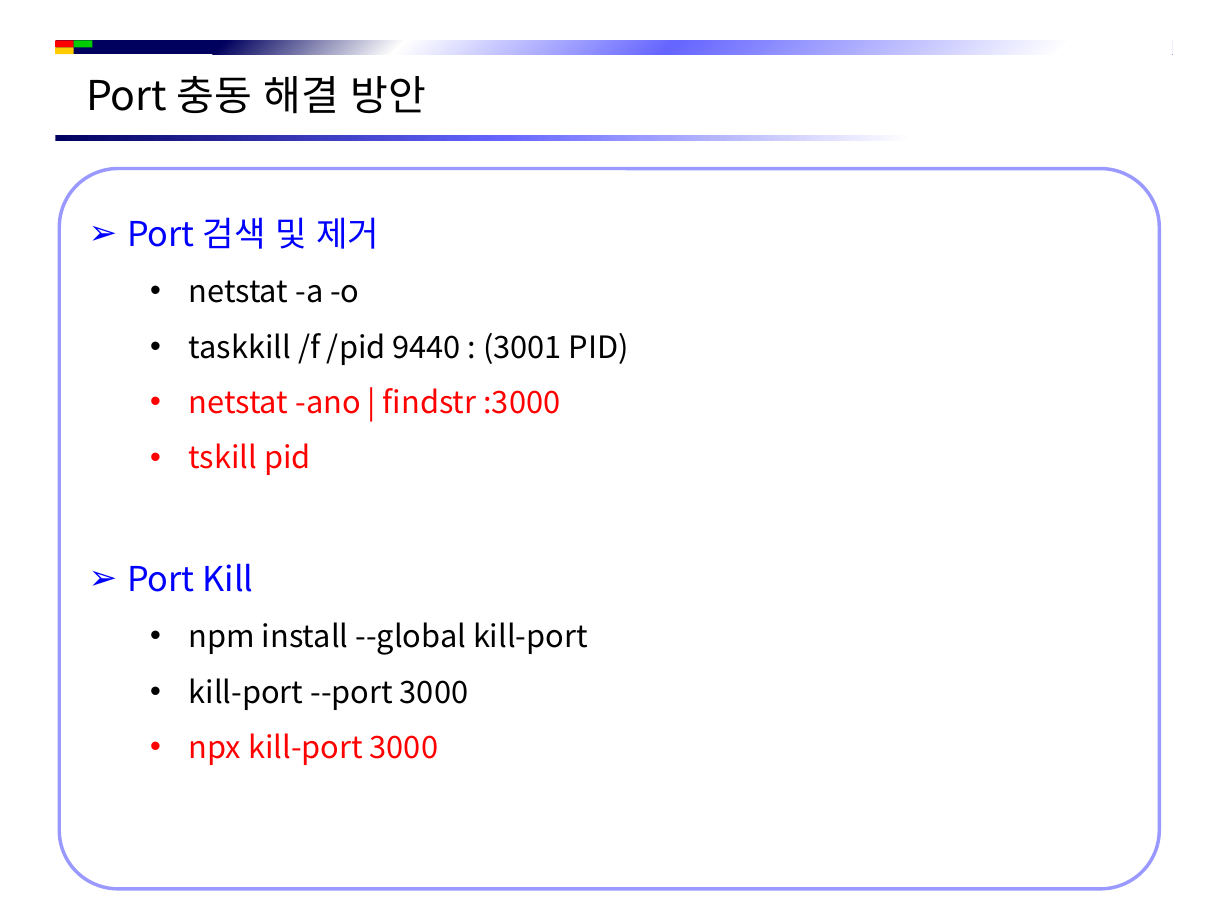
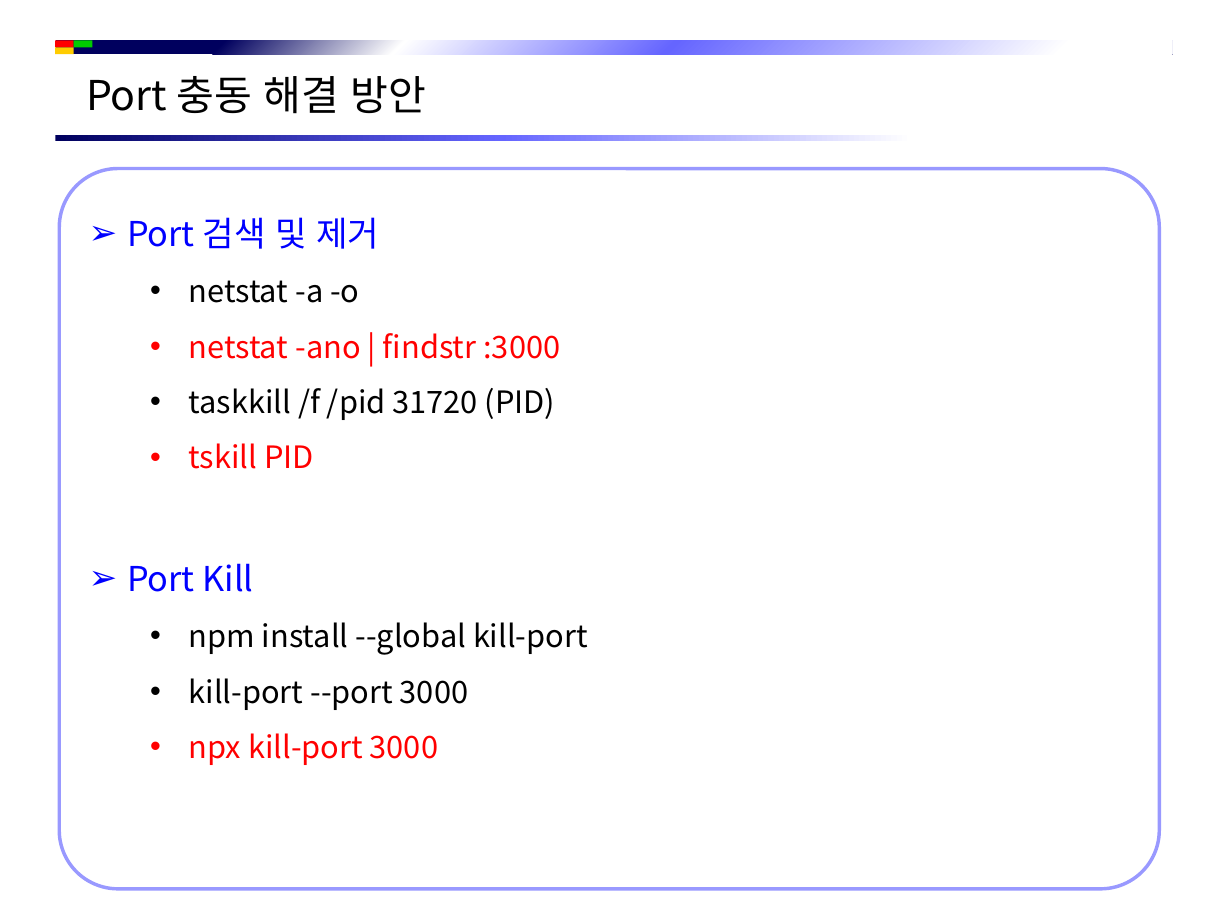
Before and after one commit to jsh-1235/Document, a slide deck: slide 7 of Back-End/NodeJS/Server 프로세스 관리.pptx. Drawn at 1232x924 pixels with LibreOffice and Linux fonts; fonts in the diff are those of the drawing; background and template pictures are left out. Boxes give left, top, right and bottom in pixels: in the first picture for what was removed or moved away, otherwise in the second. Text is boxed around its words. In the diff, an @@ line names an element or a change of style, - is before the commit and + after.

```diff
--- a/Back-End/NodeJS/Server 프로세스 관리.pptx
+++ b/Back-End/NodeJS/Server 프로세스 관리.pptx
@@ text in rounded rectangle at [189, 333, 629, 365]: paragraph removed @@
-  • taskkill /f /pid 9440 : (3001 PID)
@@ text in rounded rectangle at [189, 388, 556, 469]: text changed; text colour #FF0000 to #000000 @@
-  • tskill pid
+  • taskkill /f /pid 31720 (PID)
+  • tskill PID
```
Also in this commit, not shown: 14 other files.
